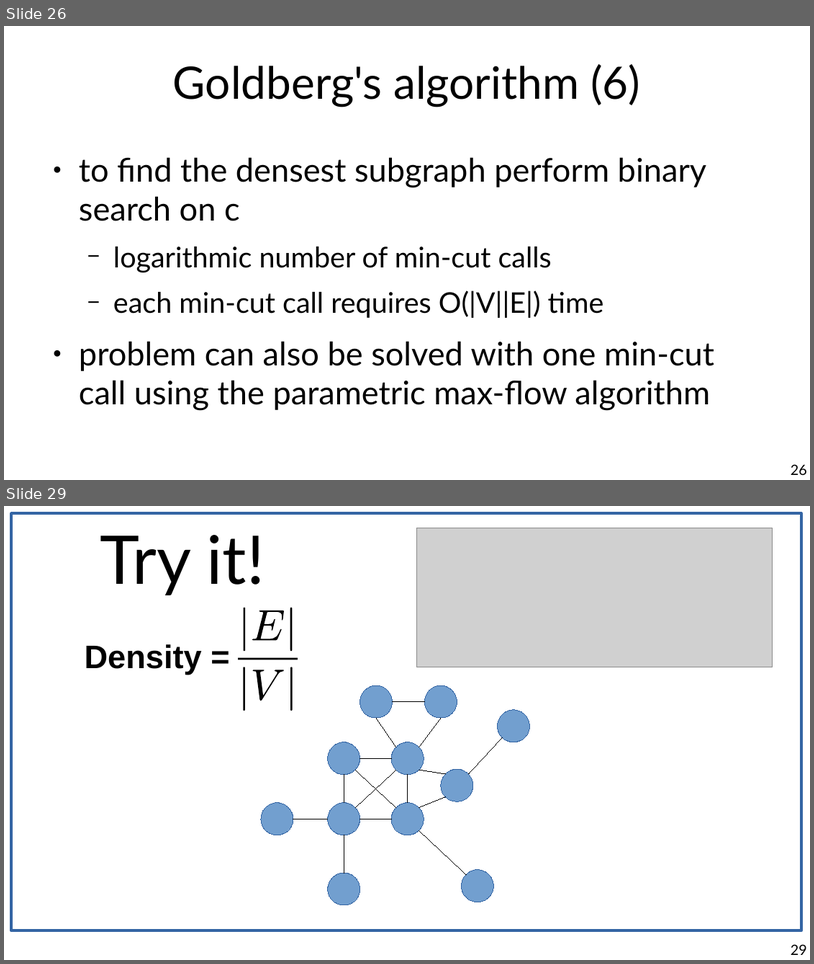
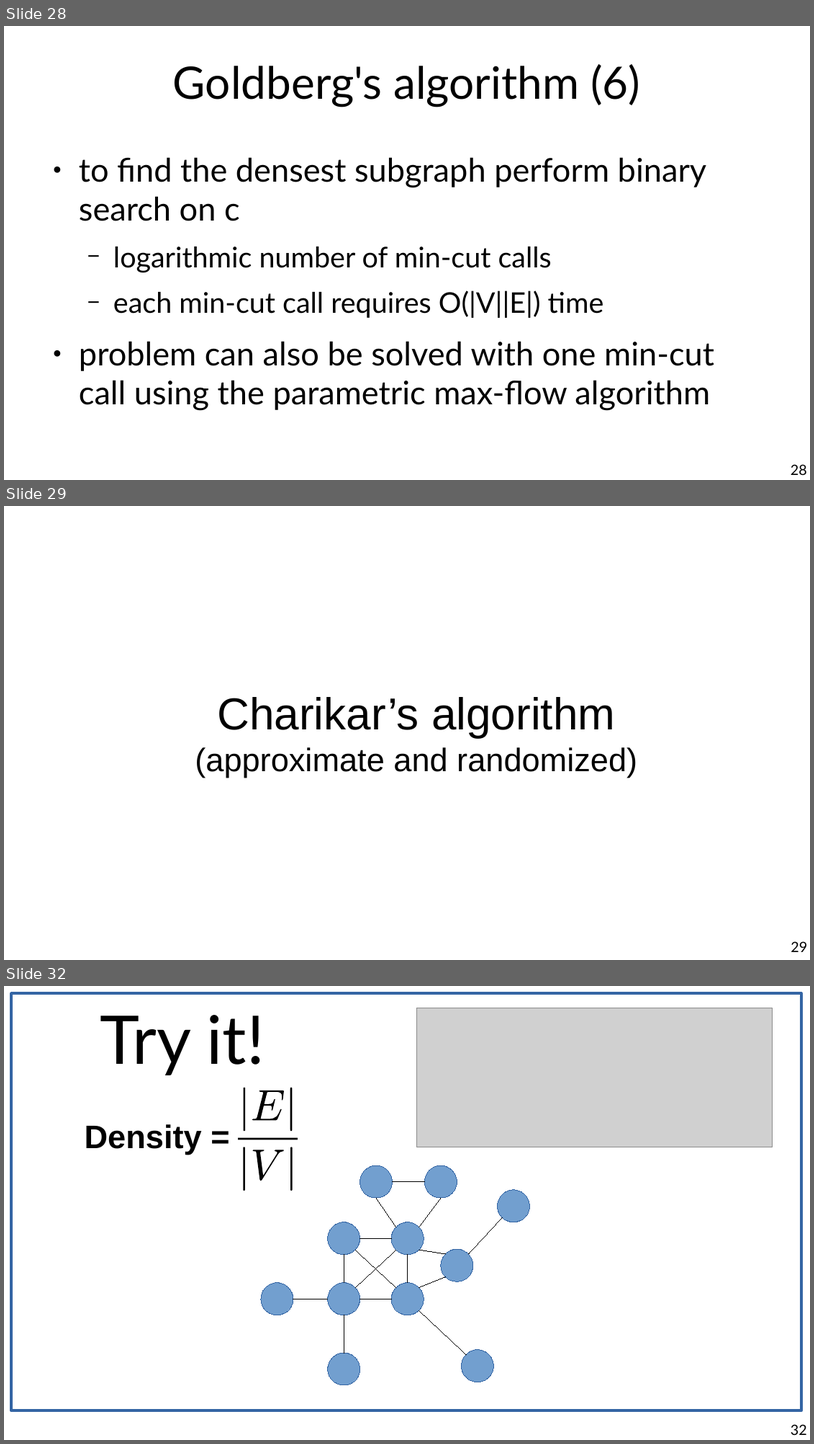
Before and after one commit to chatox/networks-science-course, a slide deck: theory/tt13_dense_subgraphs.odp. Shown one above the other, each under a label of ours: slides 26 and 29 before the commit, slides 28, 29 and 32 after it; the slides between them are not shown. The pictures are 814x964 and 814x1444 pixels, drawn with LibreOffice and Linux fonts; fonts in the diff are those of the drawing; grey boxes stand for pictures. Boxes give left, top, right and bottom in pixels: in the first picture for what was removed or moved away, otherwise in the second. Text is boxed around its words. In the diff, an @@ line names an element or a change of style, - is before the commit and + after.

Commit message:
Explanation of Charikar

```diff
--- a/theory/tt13_dense_subgraphs.odp
+++ b/theory/tt13_dense_subgraphs.odp
@@ slide 29 added at (4, 506, 810, 960), background #FFFFFF @@
@@ title added at (195, 697, 638, 777), 32 pt, text #000000 @@
+Charikar’s algorithm
+(approximate and randomized)
@@ page number added at (791, 941, 808, 952), 14 pt, text #000000 @@
+29
@@ what was slide 26 is now slide 28 @@
@@ page number at (791, 464, 808, 475): text changed @@
-26
+28
@@ what was slide 29 is now slide 32 @@
@@ page number at (791, 1424, 808, 1435): text changed @@
-29
+32
```
Also in this commit, not shown: 5 slides changed, 3 other slides added, 1 slide removed, 1 other file.
